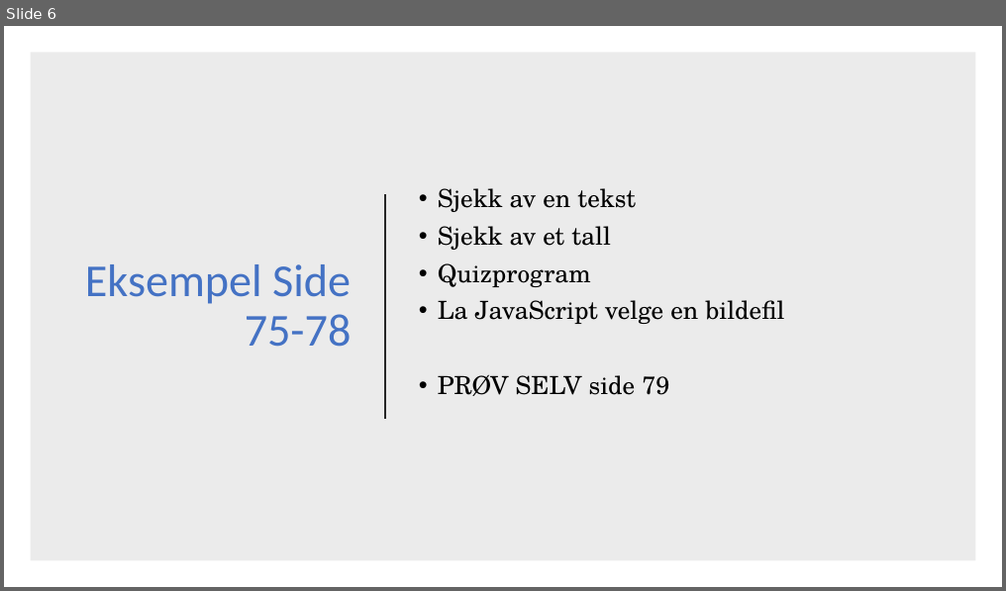
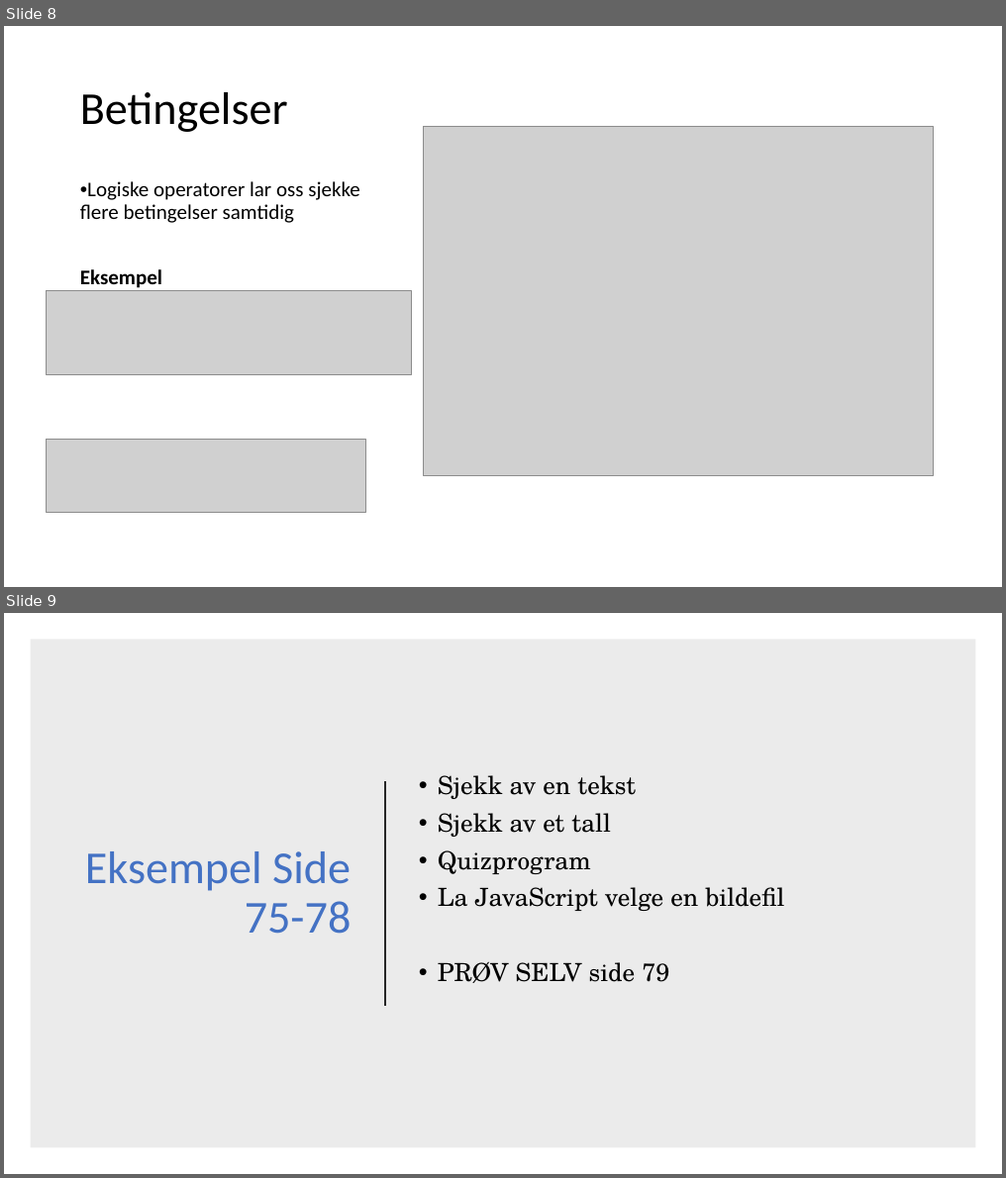
Before and after one commit to AizanM/IT2, a slide deck: Uke 36/Uke 36.pptx. Shown one above the other, each under a label of ours: slide 6 before the commit, slides 8 and 9 after it. The pictures are 1006x591 and 1006x1178 pixels, drawn with LibreOffice and Linux fonts; fonts in the diff are those of the drawing; grey boxes stand for pictures. Boxes give left, top, right and bottom in pixels: in the first picture for what was removed or moved away, otherwise in the second. Text is boxed around its words. In the diff, an @@ line names an element or a change of style, - is before the commit and + after.

```diff
--- a/Uke 36/Uke 36.pptx
+++ b/Uke 36/Uke 36.pptx
@@ slide 8 added at <box>4,26,1002,587</box>, background #FFFFFF @@
@@ title added at <box>80,92,288,132</box>, 44 pt, text #000000 @@
+Betingelser
@@ picture added at <box>423,126,934,475</box> @@
@@ text added at <box>80,181,360,291</box>, 20 pt, text #000000 @@
+• Logiske operatorer lar oss sjekke flere betingelser samtidig
+Eksempel
@@ picture added at <box>47,291,411,374</box> @@
@@ picture added at <box>47,439,365,513</box> @@
@@ what was slide 6 is now slide 9 @@
```
Also in this commit, not shown: 4 slides changed, 3 other slides added, 1 slide removed, 1 other file.
